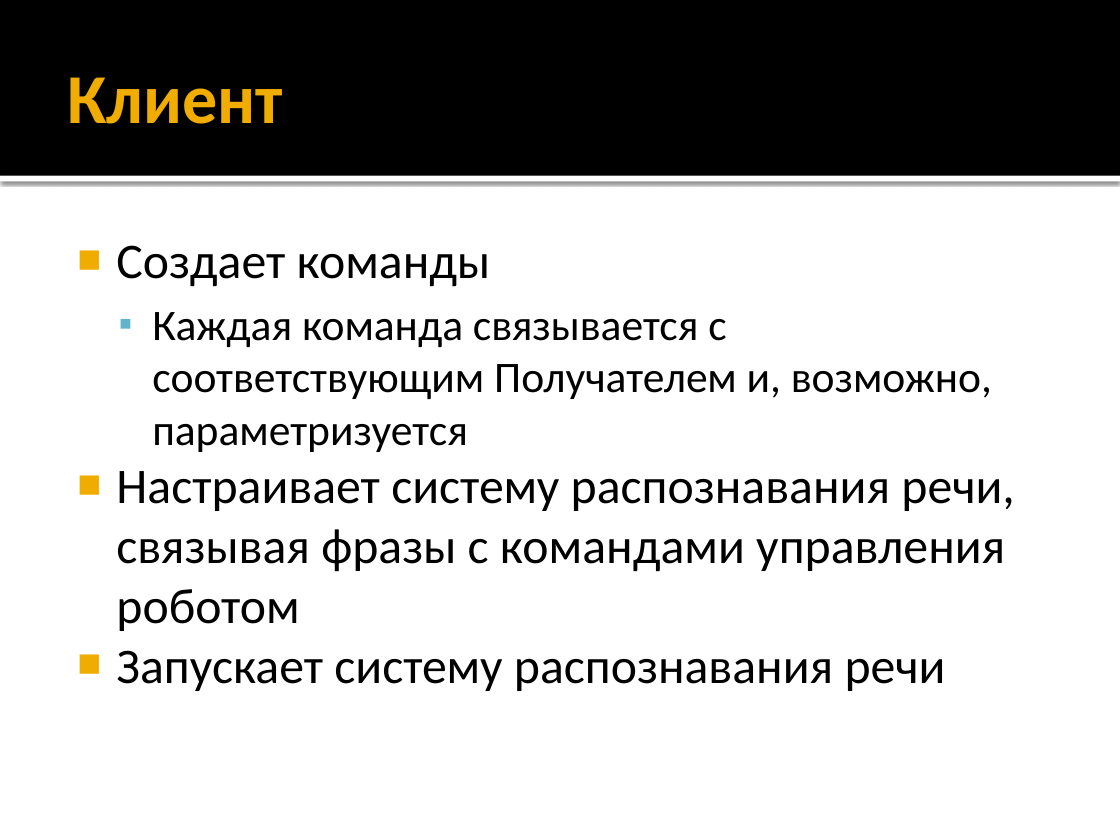
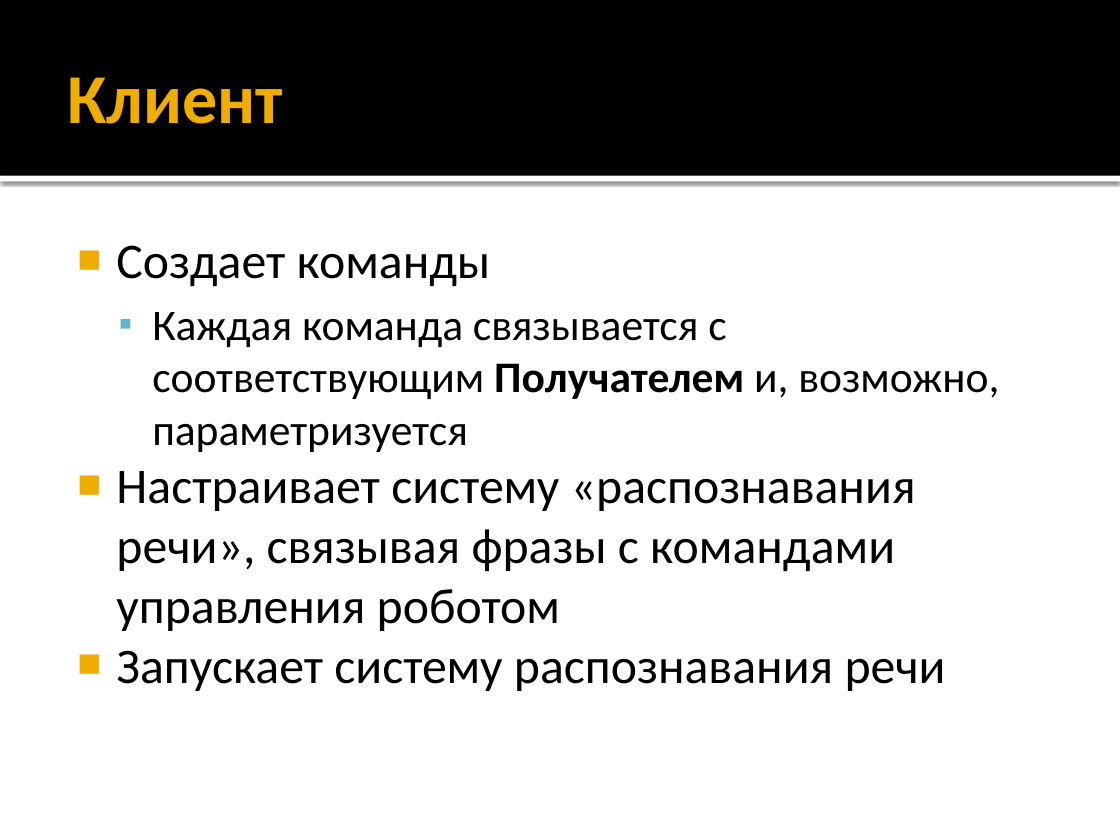
Before and after one commit to iv-sergius/ood, a slide deck: slide 13 of lectures/06.command/command.pptx. Drawn at 1120x840 pixels with LibreOffice and Linux fonts; fonts in the diff are those of the drawing. Boxes give left, top, right and bottom in pixels: in the first picture for what was removed or moved away, otherwise in the second. Text is boxed around its words. In the diff, an @@ line names an element or a change of style, - is before the commit and + after.

Commit message:
обновлена презентация паттерна "Команда"

```diff
--- a/lectures/06.command/command.pptx
+++ b/lectures/06.command/command.pptx
@@ text at [152, 312, 999, 452]: bold on in "Получателем" @@
@@ text at [116, 471, 916, 631]: text changed @@
-■ Настраивает систему распознавания речи, связывая фразы с командами управления роботом
+■ Настраивает систему «распознавания речи», связывая фразы с командами управления роботом
```
Also in this commit, not shown: 4 other slides changed.
